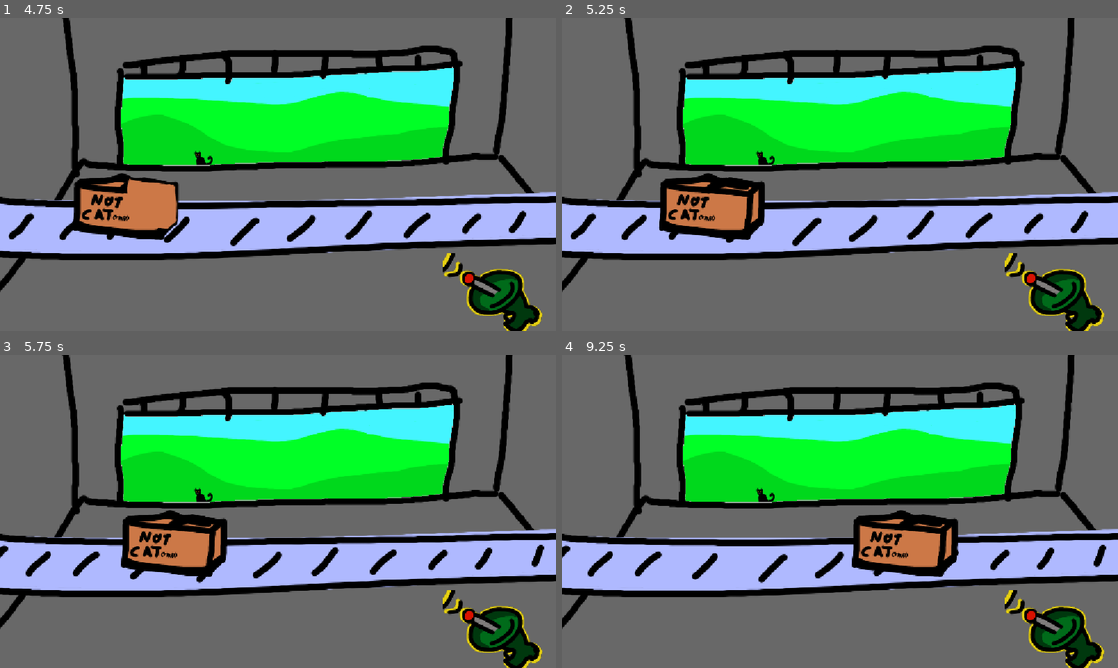
Above: before the commit, frames 1-4 (two rows, left to right).
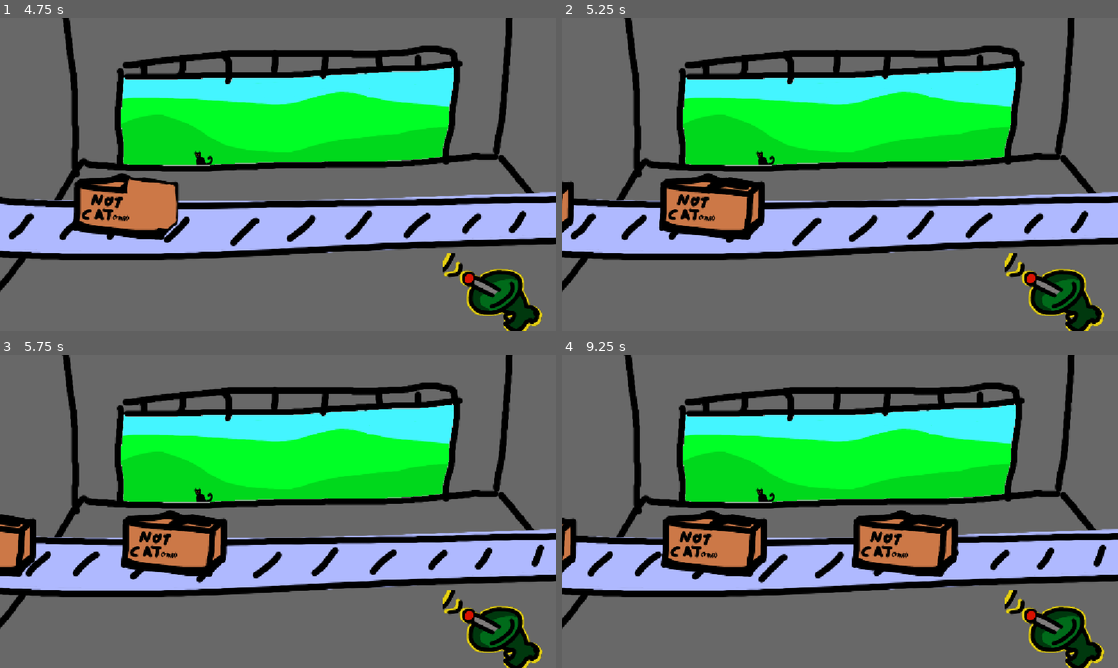
Above: after the commit, the same moments.

Repository: zwiebelkaramell/KITTY-KONTRABAND
Game: Godot game, scene res://Assets/Scenes/Startup.tscn
Same seed, same stepped clock (60 frames per second), same inputs: the game is played once before the commit and once after it.
Inputs (mouse positions are in pixels of both pictures, inside the frame that each line leads up to):
- Up to frame 1 (4.75 s): click "STRAT" at 0.5 s; click (500, 290) at 1.25 s; click (500, 290) at 2 s; click (500, 290) at 2.75 s; move the mouse to (400, 158) at 3.52 s; move the mouse to (166, 190) at 4.27 s
- Up to frame 2 (5.25 s): move the mouse to (895, 105) at 5.02 s
- Up to frame 3 (5.75 s): no input
- Up to frame 4 (9.25 s): move the mouse to (812, 574) at 5.77 s; move the mouse to (1006, 558) at 6.52 s; move the mouse to (673, 464) at 7.27 s; move the mouse to (867, 511) at 8.02 s; move the mouse to (756, 433) at 8.77 s

Frame 1 is identical in both runs. In frame 2, 0.3% of the frame differs, in the area x 0-3%, y 52-69%; in frame 3, 1.1%; in frame 4, 3.7%, in the area x 0-37%, y 49-71%.

Commit message:
Godot desires a spaghetti dinner
they made me do it i swear, i wanted a clean solution but they wouldn't let me

Diff:
--- a/Assets/Scenes/Instances/Box.tscn
+++ b/Assets/Scenes/Instances/Box.tscn
@@ -1,36 +1,7 @@
 [gd_scene format=3 uid="uid://cdgsdpd15dja5"]
 
-[ext_resource type="Script" uid="uid://bjx0sru22ru6m" path="res://Assets/Scripts/box.gd" id="1_6u0qf"]
-[ext_resource type="Texture2D" uid="uid://cgjar0j8h5arw" path="res://Assets/Art/temp_box.png" id="1_fwgws"]
-[ext_resource type="Shader" uid="uid://club3wbfcr74c" path="res://Assets/Shaders/Box.gdshader" id="1_wxdf5"]
-[ext_resource type="Texture2D" uid="uid://bn68esbtc7x3d" path="res://Assets/Art/mask.png" id="2_bp6g6"]
-[ext_resource type="Texture2D" uid="uid://duw1rmy747f1b" path="res://Assets/Art/temp_xray.png" id="4_bp6g6"]
+[ext_resource type="Texture2D" uid="uid://cgjar0j8h5arw" path="res://Assets/Art/temp_box.png" id="1_342pa"]
 
-[sub_resource type="ShaderMaterial" id="ShaderMaterial_bp6g6"]
-shader = ExtResource("1_wxdf5")
-
-[node name="Box" type="Node2D" unique_id=1833043415]
-script = ExtResource("1_6u0qf")
-
-[node name="Xray" type="Sprite2D" parent="." unique_id=276503883]
-texture = ExtResource("4_bp6g6")
+[node name="Box" type="Sprite2D" unique_id=2052325527]
+texture = ExtResource("1_342pa")
 centered = false
-
-[node name="BackBufferCopy" type="BackBufferCopy" parent="." unique_id=1120272056]
-z_index = 2
-scale = Vector2(1.215, 0.8)
-copy_mode = 2
-
-[node name="Mask" type="Sprite2D" parent="BackBufferCopy" unique_id=843949800]
-visible = false
-z_index = 1
-material = SubResource("ShaderMaterial_bp6g6")
-scale = Vector2(0.82304525, 1.25)
-texture = ExtResource("2_bp6g6")
-
-[node name="Box" type="Sprite2D" parent="BackBufferCopy" unique_id=1985921188]
-z_index = 2
-z_as_relative = false
-scale = Vector2(0.82304525, 1.25)
-texture = ExtResource("1_fwgws")
-centered = false
--- /dev/null
+++ b/Assets/Scenes/Instances/xray.tscn
@@ -0,0 +1,7 @@
+[gd_scene format=3 uid="uid://bkh2odfmymt2r"]
+
+[ext_resource type="Texture2D" uid="uid://duw1rmy747f1b" path="res://Assets/Art/temp_xray.png" id="1_qfxcs"]
+
+[node name="Xray" type="Sprite2D" unique_id=955979165]
+texture = ExtResource("1_qfxcs")
+centered = false
--- a/Assets/Scenes/Main.tscn
+++ b/Assets/Scenes/Main.tscn
@@ -6,7 +6,10 @@
 [ext_resource type="Texture2D" uid="uid://bmnyk8qtsoxg4" path="res://Assets/Art/Conveyer/temp_conveyor_2.png" id="3_g2icf"]
 [ext_resource type="Texture2D" uid="uid://pjxh5kuym1lq" path="res://Assets/Art/Conveyer/temp_conveyor_3.png" id="4_8bicx"]
 [ext_resource type="Texture2D" uid="uid://bhnjgjrybhiu6" path="res://Assets/Art/temp_x-ray.png" id="6_8bicx"]
+[ext_resource type="Script" uid="uid://bjx0sru22ru6m" path="res://Assets/Scripts/boxes.gd" id="6_xycqk"]
 [ext_resource type="Texture2D" uid="uid://bb8q7dv5bv1rk" path="res://Assets/Art/temp_x-ray_hover.png" id="7_fxu2d"]
+[ext_resource type="Shader" uid="uid://club3wbfcr74c" path="res://Assets/Shaders/Box.gdshader" id="8_obb38"]
+[ext_resource type="Texture2D" uid="uid://bn68esbtc7x3d" path="res://Assets/Art/mask.png" id="9_6pypa"]
 
 [sub_resource type="SpriteFrames" id="SpriteFrames_c0ktc"]
 animations = [{
@@ -25,6 +28,9 @@
 "speed": 5.0
 }]
 
+[sub_resource type="ShaderMaterial" id="ShaderMaterial_6u0qf"]
+shader = ExtResource("8_obb38")
+
 [node name="Main" type="Node2D" unique_id=2090636902]
 script = ExtResource("1_gjahs")
 
@@ -37,6 +43,17 @@
 centered = false
 
 [node name="Boxes" type="Node2D" parent="." unique_id=909054982]
+script = ExtResource("6_xycqk")
+
+[node name="BackBufferCopy" type="BackBufferCopy" parent="Boxes" unique_id=1120272056]
+z_index = 2
+copy_mode = 2
+
+[node name="Mask" type="Sprite2D" parent="Boxes/BackBufferCopy" unique_id=843949800]
+visible = false
+z_index = 1
+material = SubResource("ShaderMaterial_6u0qf")
+texture = ExtResource("9_6pypa")
 
 [node name="Marker_Spawn" type="Marker2D" parent="." unique_id=223404620]
 position = Vector2(-270, 307)
@@ -62,4 +79,10 @@
 [node name="BGM" type="AudioStreamPlayer" parent="Sound" unique_id=754700443]
 metadata/music = true
 
+[node name="Timers" type="Node" parent="." unique_id=1476119544]
+
+[node name="BoxSpawn" type="Timer" parent="Timers" unique_id=1417916831]
+wait_time = 3.946
+
 [connection signal="toggled" from="UI/X-Ray" to="." method="_on_x_ray_toggled"]
+[connection signal="timeout" from="Timers/BoxSpawn" to="." method="_on_box_spawn_timeout"]
--- a/Assets/Scripts/main.gd
+++ b/Assets/Scripts/main.gd
@@ -1,14 +1,14 @@
 extends Node2D
 var box_scene = preload("res://Assets/Scenes/Instances/Box.tscn")
-@onready var boxes = $Boxes
+var xray_scene = preload("res://Assets/Scenes/Instances/xray.tscn")
 
 func _process(delta: float) -> void:
-	boxes.position.x += (G.Speed*delta)
-
+	$Boxes.position.x += (G.Speed*delta)
 	pass
 
 func _ready() -> void:
 	$Conveyor.play()
+	day_start()
 	do_box()
 	$Sound/BGM.play()
 
@@ -16,24 +16,33 @@
 
 func do_box():
 	var box = box_scene.instantiate()
-	box.position = $Marker_Spawn.position
-	boxes.add_child(box)
+	var xray = xray_scene.instantiate()
+	box.position = $Marker_Spawn.position - $Boxes.position
+	xray.position = $Marker_Spawn.position - $Boxes.position
+	$Boxes/BackBufferCopy.add_child(box)
+	$Boxes.add_child(xray)
+	$Timers/BoxSpawn.start()
 	pass
 
+func day_start(): #pull data on magic objects, replace some with cats
+	pass
+
+func sound_update():
+	for x in $Sound.get_child_count():
+		var sound = $Sound.get_child(x)
+		if sound.music:
+			sound.volume_linear = (G.VolMaster*G.VolMusic)
+		elif sound.sfx:
+			sound.volume_linear = (G.VolMaster*G.VolSFX)
+	pass
 
 func _on_x_ray_toggled(toggled_on: bool) -> void:
-	for x in boxes.get_child_count():
-		boxes.get_child(x).toggle_xray()
+	$Boxes.toggle_xray()
 	if toggled_on:
 		G.IsXray = true
 	else:
 		G.IsXray = false
 
-func sound_update():
-	for x in $Sound.get_child_count():
-		var sound = $Sound.get_child(x)
-		if sound.music:
-			sound.volume_linear == (G.VolMaster*G.VolMusic)
-		elif sound.sfx:
-			sound.volume_linear == (G.VolMaster*G.VolSFX)
+func _on_box_spawn_timeout() -> void:
+	do_box()
 	pass
Renamed: Assets/Scripts/box.gd -> Assets/Scripts/boxes.gd
Renamed: Assets/Scripts/box.gd.uid -> Assets/Scripts/boxes.gd.uid
